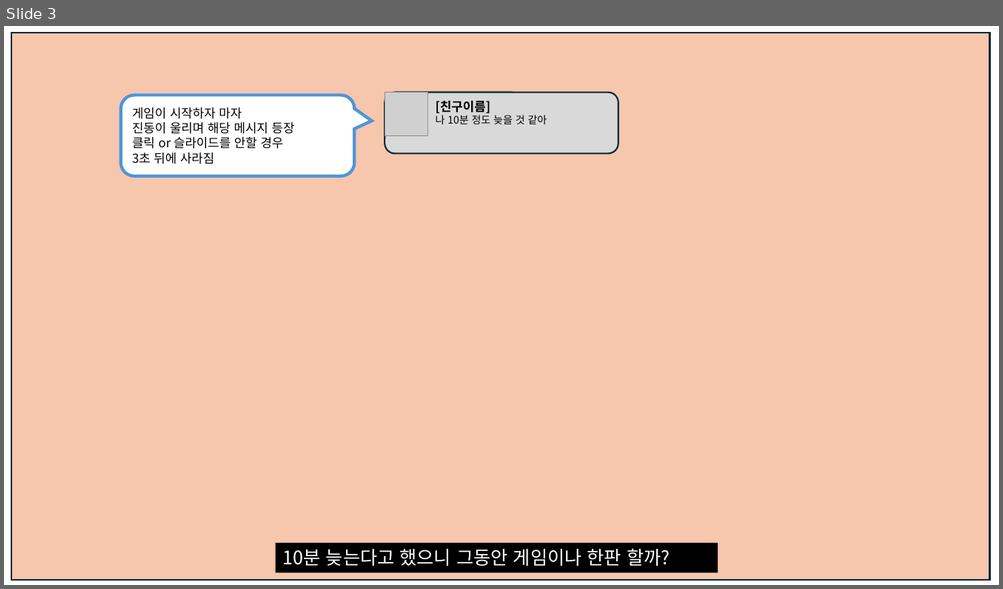
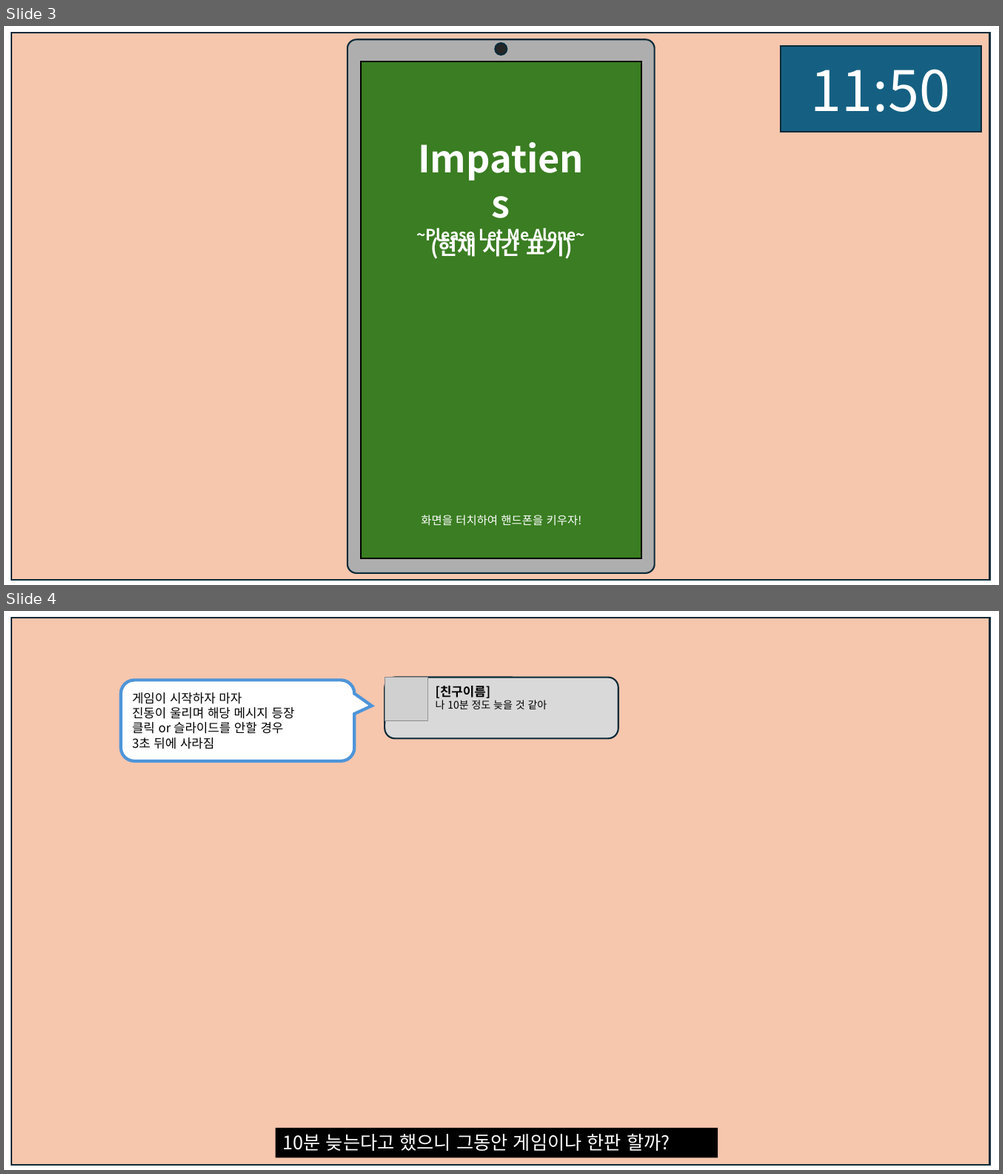
Before and after one commit to weariness00/Mandle_10Minute_Game, a slide deck: document/UI.pptx. Shown one above the other, each under a label of ours: slide 3 before the commit, slides 3 and 4 after it. The pictures are 1003x589 and 1003x1174 pixels, drawn with LibreOffice and Linux fonts; fonts in the diff are those of the drawing; grey boxes stand for pictures; background and template pictures are left out. Boxes give left, top, right and bottom in pixels: in the first picture for what was removed or moved away, otherwise in the second. Text is boxed around its words. In the diff, an @@ line names an element or a change of style, - is before the commit and + after.

```diff
--- a/document/UI.pptx
+++ b/document/UI.pptx
@@ slide 3 added at [4, 26, 999, 585], background #FFFFFF @@
@@ rectangle added at [11, 33, 990, 580], fill #F6C6AD, outline #092A39 1.5 pt @@
@@ rounded rectangle added at [347, 39, 654, 574], fill #AEAEAE, outline #092A39 1.5 pt @@
@@ ellipse added at [495, 43, 507, 55], fill #262626, outline #092A39 1.5 pt @@
@@ rectangle added at [781, 46, 982, 132], fill #156082, outline #092A39 1.5 pt, 54 pt, text #FFFFFF @@
+11:50
@@ rectangle added at [360, 62, 641, 559], fill #3B7D23, outline #000000 1.5 pt @@
@@ text added at [416, 228, 585, 244], 15 pt, text #FFFFFF, bold @@
+Impatiens
+~Please Let Me Alone~
@@ text added at [430, 234, 572, 259], 20 pt, text #FFFFFF, bold @@
+(현재 시간 표기)
@@ text added at [421, 515, 582, 526], 11 pt, text #FFFFFF @@
+화면을 터치하여 핸드폰을 키우자!
@@ what was slide 3 is now slide 4 @@
```
Also in this commit, not shown: 1 slide changed, 1 other slide added, 6 other files.
